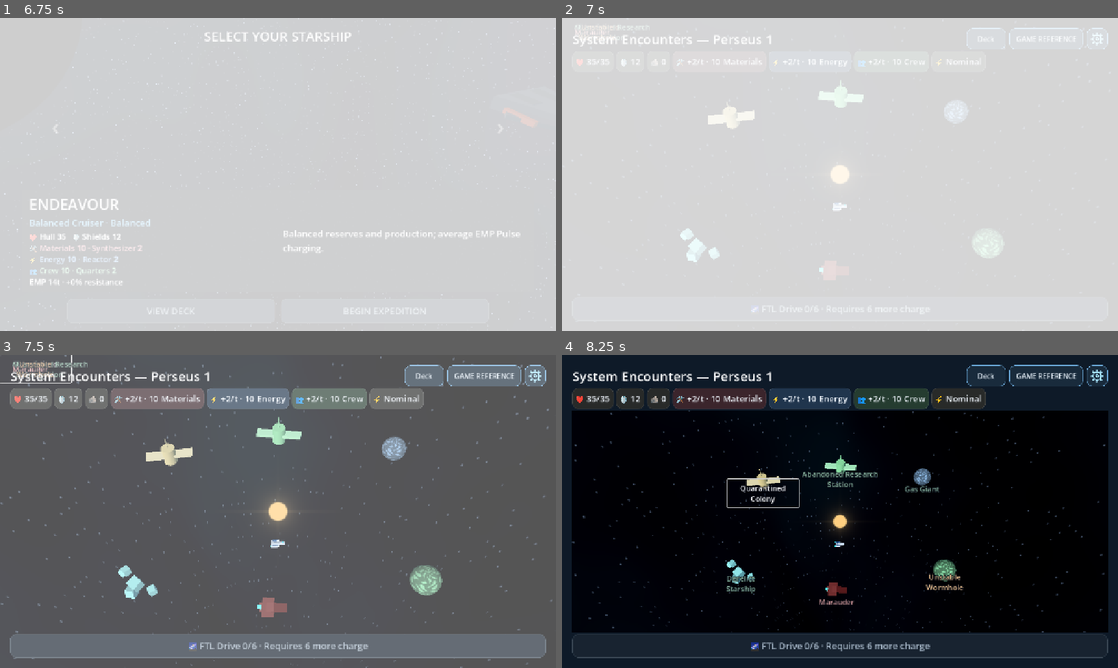
Above: before the commit, frames 1-4 (two rows, left to right).
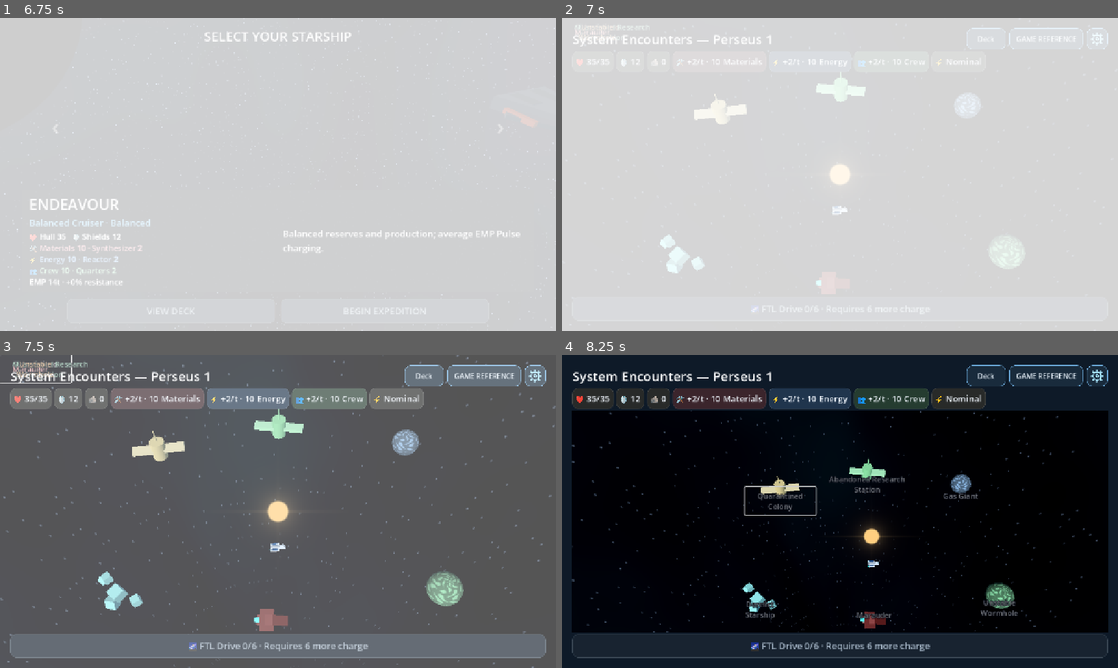
Above: after the commit, the same moments.

Repository: RPGMaster2000/arcospace
Game: Godot game, scene res://scenes/battle_setup.tscn
The game is run twice, just before and just after one commit, with the same random seed, the same clock (stepped at 60 frames per second) and the same inputs. Sound files missing from this copy of the repository are replaced by a short silence.
Inputs (mouse positions are in pixels of both pictures, inside the frame that each line leads up to):
- Up to frame 1 (6.75 s): tap Enter (ui_accept) at 0.5, 0.77, 4.52, 5 s; move the mouse to (400, 158) at 0.52 s; hold Right (ui_right) 0.53-1.25 s; tap Tab at 0.6, 2.1, 4.35, 5.85 s; click (400, 158) at 0.67 s; drag from (166, 190) to (250, 237) at 1.27 s; move the mouse to (333, 105) at 2.02 s; hold Right (ui_right) 2.03-2.75 s; click (333, 105) at 2.17 s; drag from (250, 237) to (111, 127) at 2.77 s; click "BEGIN EXPEDITION" at 3.5 s; move the mouse to (444, 221) at 4.27 s; hold Left (ui_left) 4.28-5 s; click (444, 221) at 4.42 s; drag from (111, 127) to (194, 96) at 5.02 s; move the mouse to (305, 174) at 5.77 s; hold Down (ui_down) 5.78-6.5 s; click (305, 174) at 5.92 s; drag from (194, 96) to (166, 190) at 6.52 s
- Up to frame 2 (7 s): no input
- Up to frame 3 (7.5 s): move the mouse to (400, 495) at 7.27 s; hold Up (ui_up) from 7.28 s (still down); tap Tab at 7.35 s; click (400, 495) at 7.42 s
- Up to frame 4 (8.25 s): tap Enter (ui_accept) at 7.52 s; release Up (ui_up) at 8 s; drag from (728, 527) to (812, 574) at 8.02 s

Frame 1 is identical in both runs. In frame 2, 1.7% of the frame differs, in the area x 17-83%, y 17-86%; in frame 3, 4.2%; in frame 4, 5.1%, in the area x 1-98%, y 17-89%.

Commit message:
Add bounded mouse and touch map panning with closer starting zoom

Diff:
--- a/scripts/expedition.gd
+++ b/scripts/expedition.gd
@@ -520,6 +520,14 @@
 
 
 # Adapt generated encounters to presentation entries; arrival uses visit, exactly like grid selection.
+func _map_input_allowed() -> bool:
+	return (
+		not transitioning and not resource_bar.overlay.shade.visible
+		and not current_deck_viewer.shade.visible and not card_inspector.shade.visible
+		and not settings_button.menu.shade.visible
+	)
+
+
 func _uses_3d_map() -> bool:
 	return use_star_map and use_3d_star_map
 
@@ -581,6 +589,7 @@
 			star_map.settings = star_system_settings
 			screen.mount_map(star_map)
 		star_map.player_profile = state.ship()
+		star_map.input_allowed = _map_input_allowed
 	else:
 		star_map = preload("res://scripts/ui/star_map.gd").new()
 		star_map.size_flags_vertical = Control.SIZE_EXPAND_FILL
--- a/scripts/presentation/star_system/map_camera.gd
+++ b/scripts/presentation/star_system/map_camera.gd
@@ -5,6 +5,7 @@
 var zoom_scale: float = 1.0
 var zoom_target: float = 1.0
 var calibration: Resource
+var pan_offset := Vector2.ZERO
 
 
 func _process(delta: float) -> void:
@@ -15,7 +16,7 @@
 
 
 func _overview_position(settings: Resource) -> Vector3:
-	return settings.overview_target + (settings.overview_position - settings.overview_target) / zoom_scale
+	return _overview_target(settings) + (settings.overview_position - settings.overview_target) / zoom_scale
 
 
 func zoom_by(factor: float) -> void:
@@ -45,7 +46,7 @@
 		zoom_by(1.0)
 		zoom_scale = zoom_target
 	frame(
-		_overview_position(settings), settings.overview_target,
+		_overview_position(settings), _overview_target(settings),
 		0.0 if immediate else settings.camera_duration, &"overview"
 	)
 
@@ -61,3 +62,21 @@
 
 func close_ship(point: Vector3, duration: float, state: StringName) -> void:
 	frame(point + Vector3(1.5, 1.5, 2.2), point, duration, state)
+
+
+func _overview_target(settings: Resource) -> Vector3:
+	return settings.overview_target + Vector3(pan_offset.x, 0, pan_offset.y)
+
+
+func pan_screen(from: Vector2, to: Vector2) -> void:
+	if calibration == null or viewing != &"overview":
+		return
+	var plane := Plane(Vector3.UP, calibration.overview_target.y)
+	var origin: Variant = plane.intersects_ray(project_ray_origin(from), project_ray_normal(from))
+	var destination: Variant = plane.intersects_ray(project_ray_origin(to), project_ray_normal(to))
+	if origin == null or destination == null:
+		return
+	var shift: Vector3 = origin - destination
+	var bounds: Rect2 = calibration.pan_bounds.abs()
+	pan_offset = (pan_offset + Vector2(shift.x, shift.z)).clamp(bounds.position, bounds.end)
+	position = _overview_position(calibration)
--- a/scripts/presentation/star_system/map_settings.gd
+++ b/scripts/presentation/star_system/map_settings.gd
@@ -3,12 +3,15 @@
 @export var overview_position := Vector3(0, 28, 21)
 @export var overview_target := Vector3.ZERO
 @export_group("Overview zoom and system borders")
-@export_range(0.5, 2.0, 0.01) var default_zoom: float = 1.08
+@export_range(0.5, 2.0, 0.01) var default_zoom: float = 1.20
 @export_range(0.5, 2.0, 0.01) var minimum_zoom: float = 0.95
 @export_range(0.5, 12.0, 0.01) var maximum_zoom: float = 6.0
 @export_range(0.01, 0.2, 0.01) var wheel_zoom_step: float = 0.06
 ## X/Z world-space rectangle. Destinations retain their seeded relative arrangement.
 @export var system_bounds := Rect2(-16, -10, 32, 20)
+## Camera look-at center limits relative to Overview Target, in X/Z world units.
+@export var pan_bounds := Rect2(-16, -10, 32, 20)
+@export_range(4.0, 32.0) var pan_drag_threshold: float = 12.0
 ## Minimum gap between projected labels and the viewport edge, in logical pixels.
 @export_range(0.0, 48.0) var screen_border: float = 8.0
 @export_group("Destination and movement")
--- a/scripts/presentation/star_system/star_map_3d.gd
+++ b/scripts/presentation/star_system/star_map_3d.gd
@@ -15,6 +15,7 @@
 var ship: Node3D
 var objects: Dictionary = {}
 var markers: Dictionary = {}
+var input_allowed: Callable
 var before_travel: Callable
 var intercept_travel: Callable
 var traveling := false
@@ -32,6 +33,9 @@
 var pinching: bool = false
 var gesture_block_until: int = 0
 var pinch_disabled: Dictionary = {}
+var drag_origin := Vector2.ZERO
+var mouse_down: bool = false
+var dragging: bool = false
 
 
 func _ready() -> void:
@@ -164,12 +168,14 @@
 	for index in markers:
 		var button: Button = markers[index]
 		var point: Vector3 = objects[index].position
+		var center: Vector2 = camera.unproject_position(point)
 		button.visible = (
 			not focused and not camera.is_position_behind(point)
+			and Rect2(Vector2.ZERO, size).has_point(center)
 			and not (camera.motion != null and camera.motion.is_running())
 		)
 		button.mouse_filter = MOUSE_FILTER_STOP if interactive and not traveling and not pinching and Time.get_ticks_msec() >= gesture_block_until else MOUSE_FILTER_IGNORE
-		var projected: Vector2 = camera.unproject_position(point) - button.size * 0.5 + Vector2(0, 28)
+		var projected: Vector2 = center - button.size * 0.5 + Vector2(0, 28)
 		var border: float = settings.screen_border
 		button.position = projected.clamp(Vector2.ONE * border, (size - button.size - Vector2.ONE * border).max(Vector2.ONE * border))
 
@@ -238,6 +244,7 @@
 func focus(index: int) -> void:
 	if not objects.has(index):
 		return
+	_end_pinch()
 	focused = true
 	interactive = false
 	camera.focus(objects[index].position, settings)
@@ -253,6 +260,8 @@
 
 
 func set_active(active: bool) -> void:
+	if not active:
+		_end_pinch()
 	visible = active
 	set_process(active)
 	viewport.render_target_update_mode = SubViewport.UPDATE_ALWAYS if active else SubViewport.UPDATE_DISABLED
@@ -270,7 +279,11 @@
 
 
 func _zoom_enabled() -> bool:
-	return is_visible_in_tree() and interactive and not traveling and not focused and camera.viewing == &"overview"
+	return (
+		is_visible_in_tree() and interactive and not traveling and not focused
+		and camera.viewing == &"overview" and not (camera.motion and camera.motion.is_running())
+		and (not input_allowed.is_valid() or input_allowed.call())
+	)
 
 
 func _unhandled_input(event: InputEvent) -> void:
@@ -292,22 +305,22 @@
 		return
 	if event is InputEventScreenTouch:
 		if event.pressed and get_global_rect().has_point(event.position):
+			if touches.is_empty():
+				drag_origin = event.position
 			touches[event.index] = event.position
 		else:
 			touches.erase(event.index)
 		if touches.size() == 2 and not pinching:
 			pinching = true
 			pinch_distance = _touch_distance()
-			# Disabling cancels any first-finger button press before its release can select.
-			for index in markers:
-				pinch_disabled[index] = markers[index].disabled
-				markers[index].disabled = true
-		if pinching:
+			_block_markers()
+		if pinching or dragging:
 			gesture_block_until = Time.get_ticks_msec() + 180
 			get_viewport().set_input_as_handled()
 			if touches.is_empty():
 				_end_pinch()
 	elif event is InputEventScreenDrag and touches.has(event.index):
+		var previous: Vector2 = touches[event.index]
 		touches[event.index] = event.position
 		if pinching:
 			var distance: float = _touch_distance()
@@ -315,6 +328,38 @@
 				camera.zoom_by(distance / pinch_distance)
 			pinch_distance = distance
 			get_viewport().set_input_as_handled()
+		elif touches.size() == 1:
+			_drag_map(previous, event.position)
+	elif event is InputEventMouseButton and event.device != -1 and event.button_index == MOUSE_BUTTON_LEFT:
+		if event.pressed and get_global_rect().has_point(event.position):
+			mouse_down = true
+			drag_origin = event.position
+		elif not event.pressed:
+			mouse_down = false
+			if dragging:
+				get_viewport().set_input_as_handled()
+				_end_pinch()
+	elif event is InputEventMouseMotion and event.device != -1 and mouse_down:
+		_drag_map(event.position - event.relative, event.position)
+
+
+func _drag_map(previous: Vector2, current: Vector2) -> void:
+	if not dragging and current.distance_to(drag_origin) < settings.pan_drag_threshold:
+		return
+	if not dragging:
+		dragging = true
+		_block_markers()
+		previous = drag_origin
+	camera.pan_screen(previous - global_position, current - global_position)
+	gesture_block_until = Time.get_ticks_msec() + 180
+	get_viewport().set_input_as_handled()
+
+
+func _block_markers() -> void:
+	for index in markers:
+		if not pinch_disabled.has(index):
+			pinch_disabled[index] = markers[index].disabled
+		markers[index].disabled = true
 
 
 func _touch_distance() -> float:
@@ -329,4 +374,6 @@
 	pinch_disabled.clear()
 	touches.clear()
 	pinching = false
+	dragging = false
+	mouse_down = false
 	pinch_distance = 0.0
--- a/tests/map_zoom_fade_test.gd
+++ b/tests/map_zoom_fade_test.gd
@@ -53,6 +53,50 @@
 		root.push_input(touch, true)
 	check(not map.pinching and map.touches.is_empty(), "Touch release clears gesture")
 	check(not map.markers[0].disabled and not map.traveling, "Pinch cancels held marker and restores its enabled state")
+	await create_timer(0.2).timeout
+	var center: Vector2 = map.get_global_rect().get_center()
+	var initial_pan: Vector2 = camera.pan_offset
+	var press := InputEventMouseButton.new()
+	press.button_index = MOUSE_BUTTON_LEFT
+	press.pressed = true
+	press.position = center
+	root.push_input(press, true)
+	var motion := InputEventMouseMotion.new()
+	motion.position = center + Vector2(100, 50)
+	motion.relative = Vector2(100, 50)
+	motion.button_mask = MOUSE_BUTTON_MASK_LEFT
+	root.push_input(motion, true)
+	check(map.dragging and camera.pan_offset != initial_pan, "Left mouse drag pans camera")
+	map.travel(0)
+	check(not map.traveling, "Mouse drag cannot select destination")
+	press.pressed = false
+	press.position = motion.position
+	root.push_input(press, true)
+	check(not map.dragging and not map.mouse_down and not map.markers[0].disabled, "Mouse release restores input")
+	host.resource_bar.overlay.show_legend()
+	check(not map._zoom_enabled(), "Reference overlay blocks camera gestures")
+	host.resource_bar.overlay.dismiss()
+	var pan_after_mouse: Vector2 = camera.pan_offset
+	var finger := InputEventScreenTouch.new()
+	finger.index = 0
+	finger.position = center
+	finger.pressed = true
+	root.push_input(finger, true)
+	var swipe := InputEventScreenDrag.new()
+	swipe.index = 0
+	swipe.position = center + Vector2(-80, 30)
+	swipe.relative = Vector2(-80, 30)
+	root.push_input(swipe, true)
+	check(map.dragging and camera.pan_offset != pan_after_mouse, "One finger pans camera")
+	finger.pressed = false
+	finger.position = swipe.position
+	root.push_input(finger, true)
+	check(not map.dragging and not map.traveling, "Finger release does not initiate travel")
+	camera.pan_screen(Vector2(640, 300), Vector2(-100000, -100000))
+	var bounds: Rect2 = settings.pan_bounds.abs()
+	check(camera.pan_offset.x >= bounds.position.x and camera.pan_offset.x <= bounds.end.x and camera.pan_offset.y >= bounds.position.y and camera.pan_offset.y <= bounds.end.y, "Panning respects calibration bounds")
+	camera.pan_offset = Vector2.ZERO
+	camera.position = camera._overview_position(settings)
 	for index in map.markers:
 		var point: Vector3 = map.objects[index].position
 		check(settings.system_bounds.has_point(Vector2(point.x, point.z)), "Destinations respect calibrated borders")
Not shown, changed: docs/star_system_3d.md
